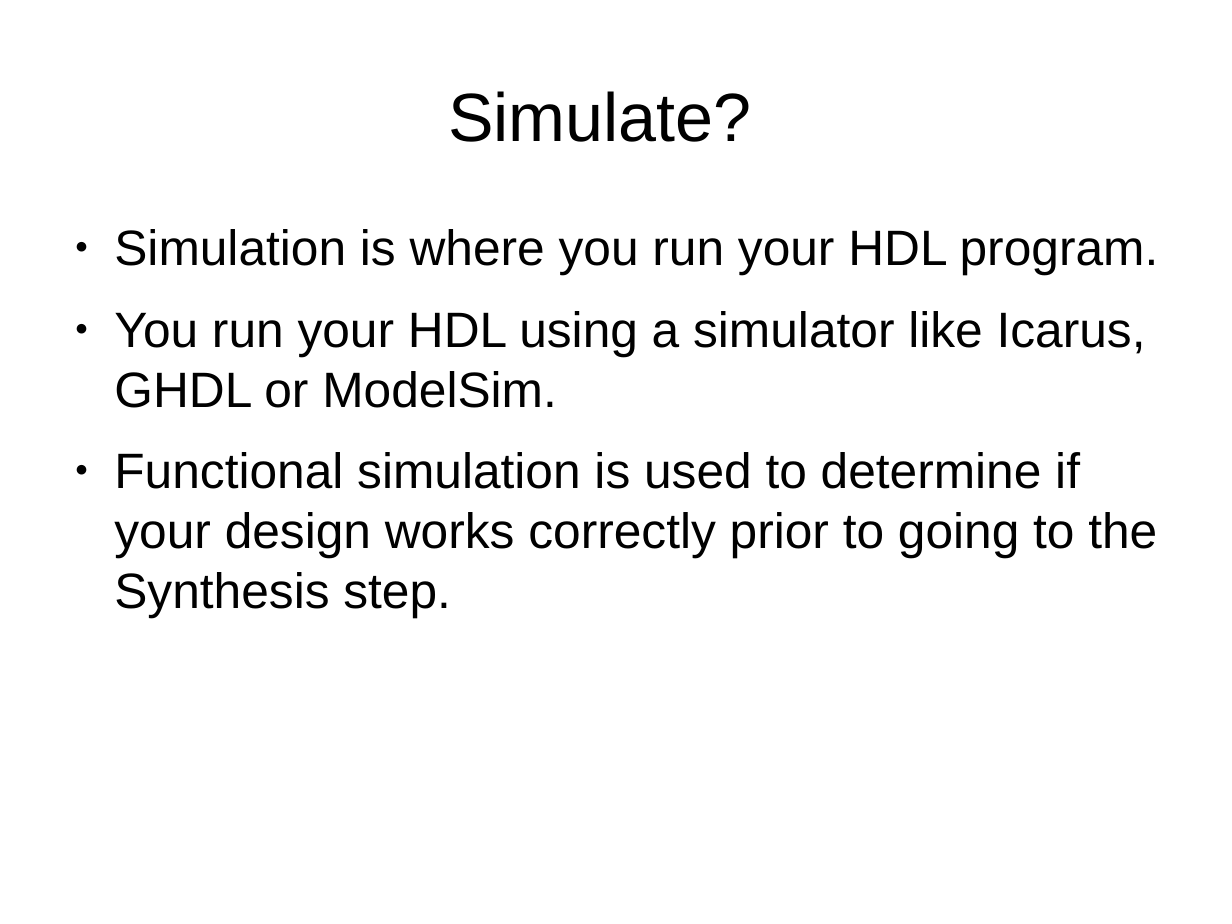
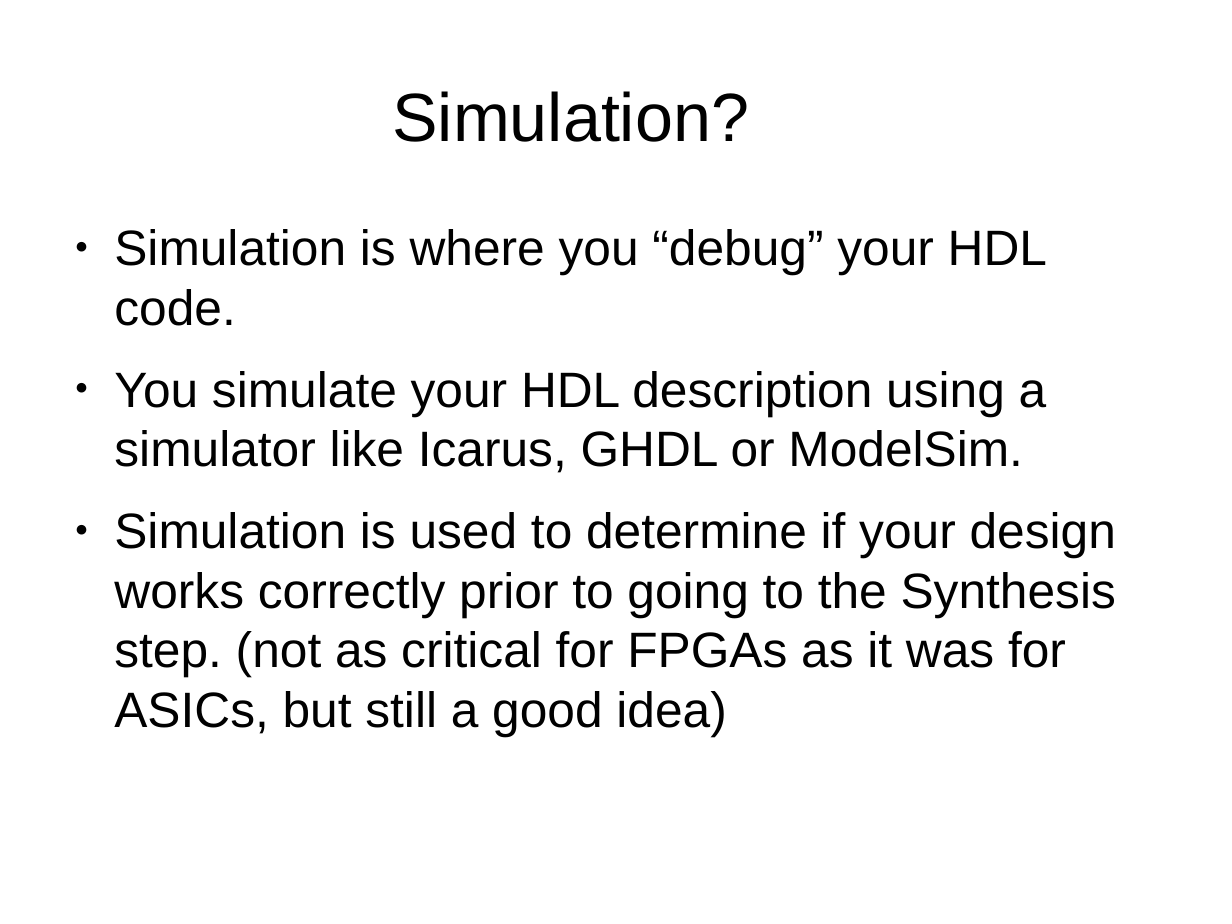
Before and after one commit to philtomson/fpga_pres, a slide deck: slide 18 of fpga_pres.odp (slide 16 before the commit). Drawn at 1232x924 pixels with LibreOffice and Linux fonts; fonts in the diff are those of the drawing. Boxes give left, top, right and bottom in pixels: in the first picture for what was removed or moved away, otherwise in the second. Text is boxed around its words. In the diff, an @@ line names an element or a change of style, - is before the commit and + after.

```diff
--- a/fpga_pres.odp
+++ b/fpga_pres.odp
@@ title at box(392, 91, 749, 142): text changed @@
-Simulate?
+Simulation?
@@ text at box(114, 229, 1116, 736): text changed @@
-● Simulation is where you run your HDL program.
-● You run your HDL using a simulator like Icarus, GHDL or ModelSim.
-● Functional simulation is used to determine if your design works correctly prior to going to the Synthesis step.
+● Simulation is where you “debug” your HDL code.
+● You simulate your HDL description using a simulator like Icarus, GHDL or ModelSim.
+● Simulation is used to determine if your design works correctly prior to going to the Synthesis step. (not as critical for FPGAs as it was for ASICs, but still a good idea)
```
Also in this commit, not shown: 14 other slides changed, 8 slides added, 1 slide removed.
